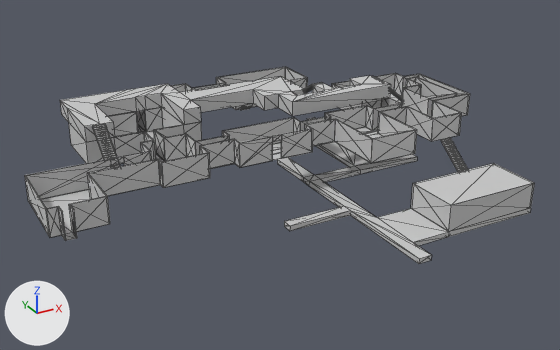
Renders of the FBX model exit mask/Assets/Models/Level Parts/incubator.FBX from each side of a commit.
The view is the same before and after, from a 50 mm camera at (-44.1, -71.6, 40.2) aimed at (3.0, 13.9, -2.5). The lights are fixed; the arrows at lower left show +X, +Y and +Z. Mesh edges are drawn as thin lines. Where no turn or scale is listed for an object, it has been applied to the vertices.

The older version as bpy lines, for what is in view:
```python
me_mesh = bpy.data.meshes.new('Mesh')
me_mesh.from_pydata(...)  # 1131 vertices, 2144 faces; spans x -26.3..38.5, y -21.3..35.1, z -6.4..5.1
me_mesh.materials.append(mat_24___default)  # light grey #cacaca
ob_line003 = bpy.data.objects.new('Line003', me_mesh)
ob_line003.location = (-4.25, 9.64, 1.82)
```
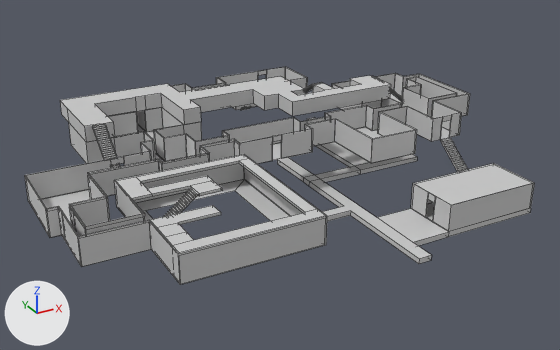
The change in detail:
me_mesh is used by ob_line003; location (-4.25, 9.64, 1.82).
me_mesh had 1131 vertices, 2144 faces and spanned x -26.3..38.5, y -21.3..35.1, z -6.4..5.1.
me_mesh now has 1357 vertices, 836 faces and spans x -26.3..38.5, y -21.7..35.1, z -6.4..5.1.
me_mesh part 1: a new loose piece of 82 vertices spanning x -15.3..-10.9, y -10.6..-9.0, z -0.3..3.0, in mat_24___default (light grey #cacaca).
me_mesh part 2: 108 vertices added at x -26.1..-0.4, y -21.7..3.4, z -0.3..3.0.
me_mesh part 3: 4 vertices removed from x 16.3..29.8, y -3.7..28.4, z -0.5; 28 vertices added at x 16.3..29.8, y -3.7..28.4, z -0.5..3.0.
me_mesh part 4: 12 vertices added at x 18.3..18.5, y -14.9..-13.5, z -5.7..-2.1.

Pixel boxes [x1, y1, x2, y2] of what changed, in the pictures (560 x 350 px):
'Line003', reshaped (11% taller): before [25, 67, 535, 264]; after [25, 67, 535, 285]
part 1 of me_mesh, added: after [164, 188, 199, 216]
part 2 of me_mesh, added: after [26, 146, 327, 285]
part 3 of me_mesh, built on: before [242, 107, 458, 172]; after [41, 67, 462, 224]
part 4 of me_mesh, added: after [377, 163, 534, 242]
